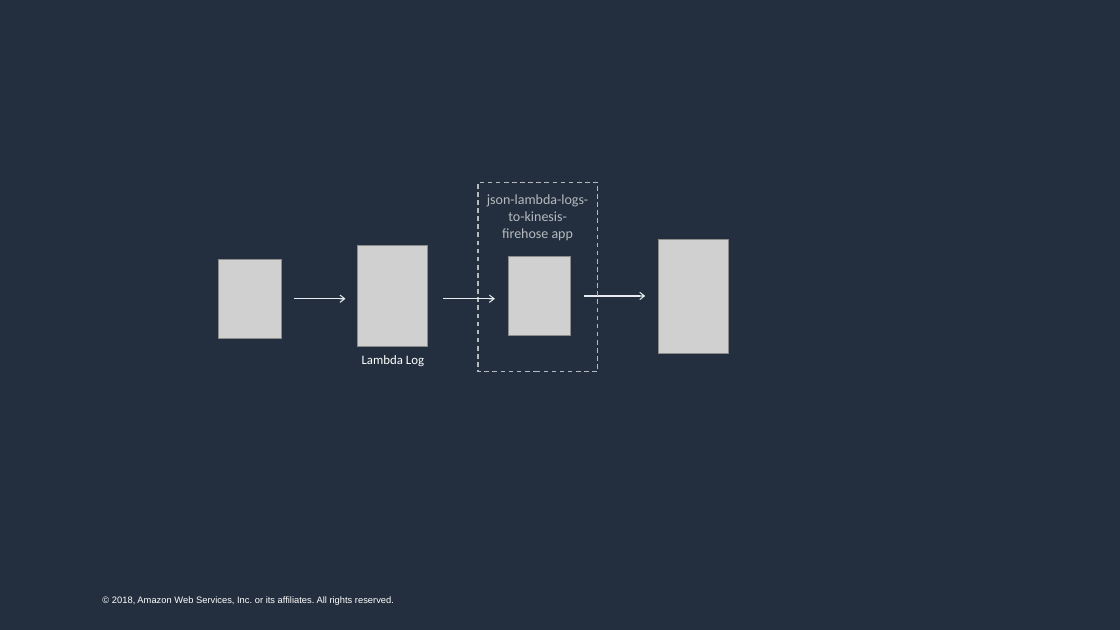
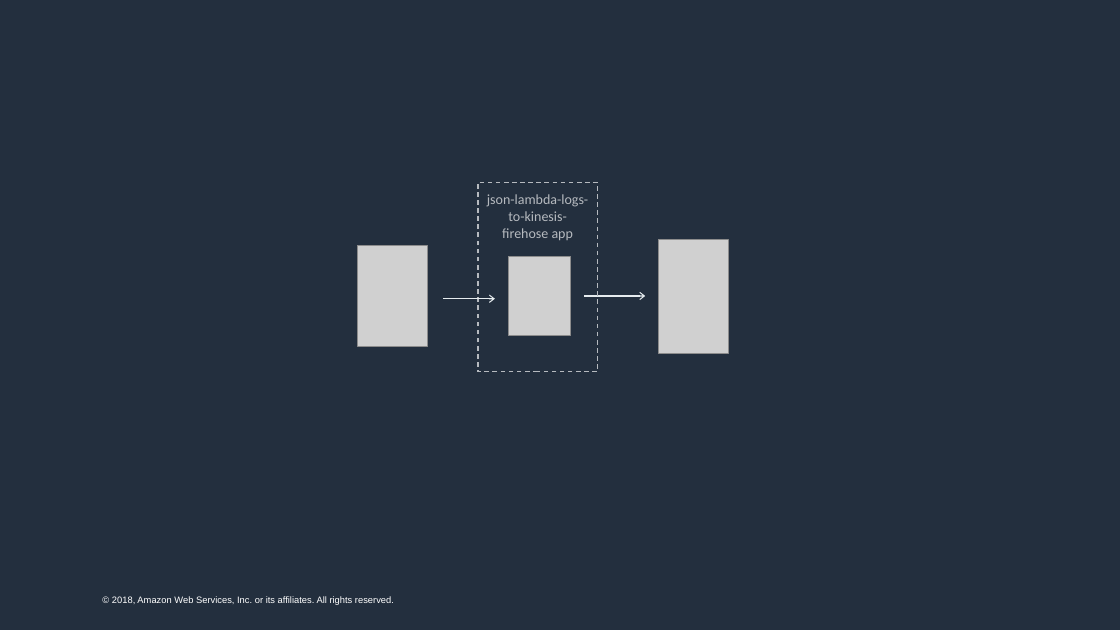
Before and after one commit to jlhood/json-lambda-logs-to-kinesis-firehose, a slide deck: slide 1 of images/app-architecture.pptx. Drawn at 1120x630 pixels with LibreOffice and Linux fonts; fonts in the diff are those of the drawing; grey boxes stand for pictures. Boxes give left, top, right and bottom in pixels: in the first picture for what was removed or moved away, otherwise in the second. Text is boxed around its words. In the diff, an @@ line names an element or a change of style, - is before the commit and + after.

```diff
--- a/images/app-architecture.pptx
+++ b/images/app-architecture.pptx
@@ picture removed at bbox=[218, 260, 281, 339] @@
@@ arrow removed from (294, 299) to (345, 299) @@
@@ text removed at bbox=[362, 355, 424, 366] @@
-Lambda Log
```
Also in this commit, not shown: 1 other file.
